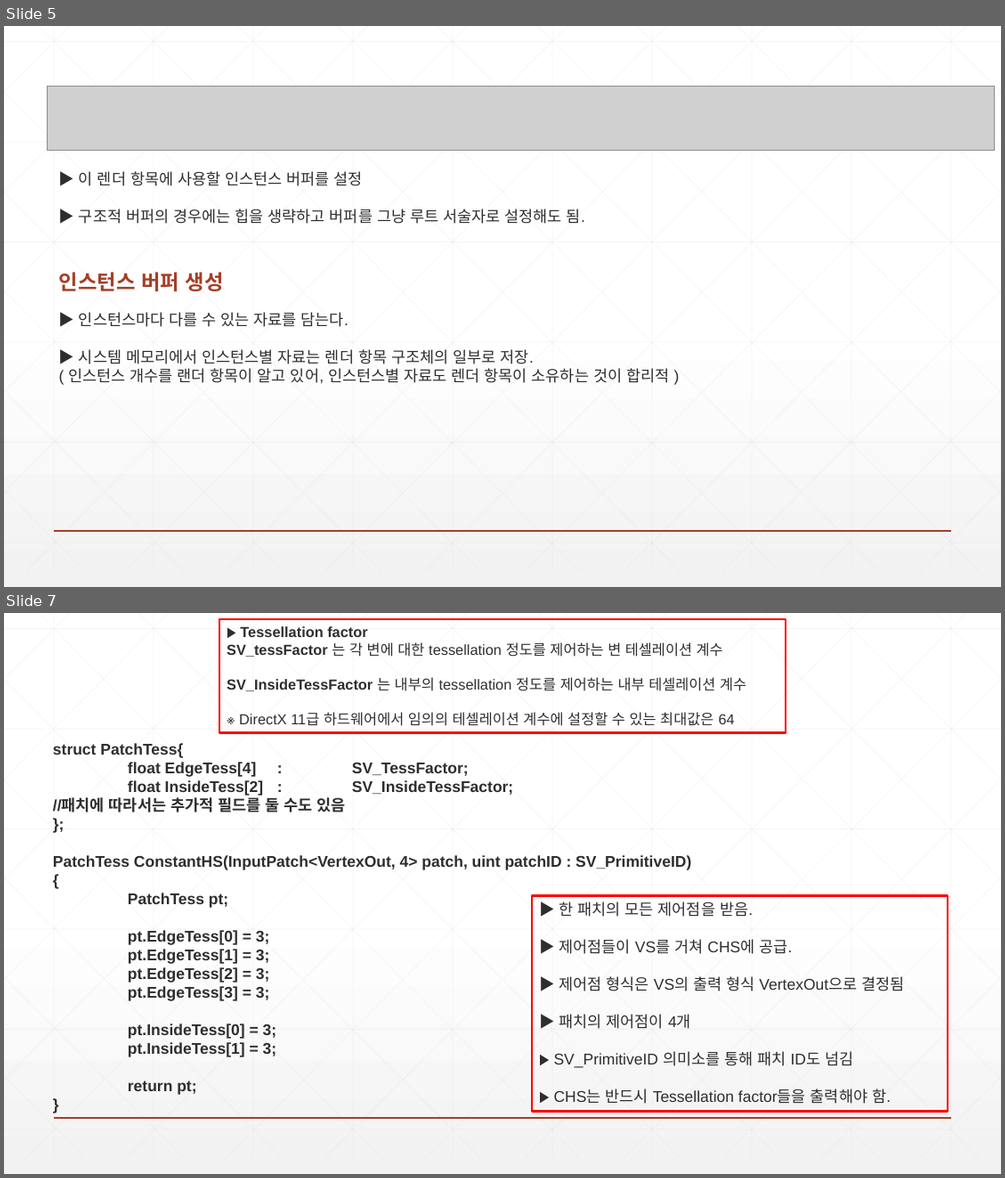
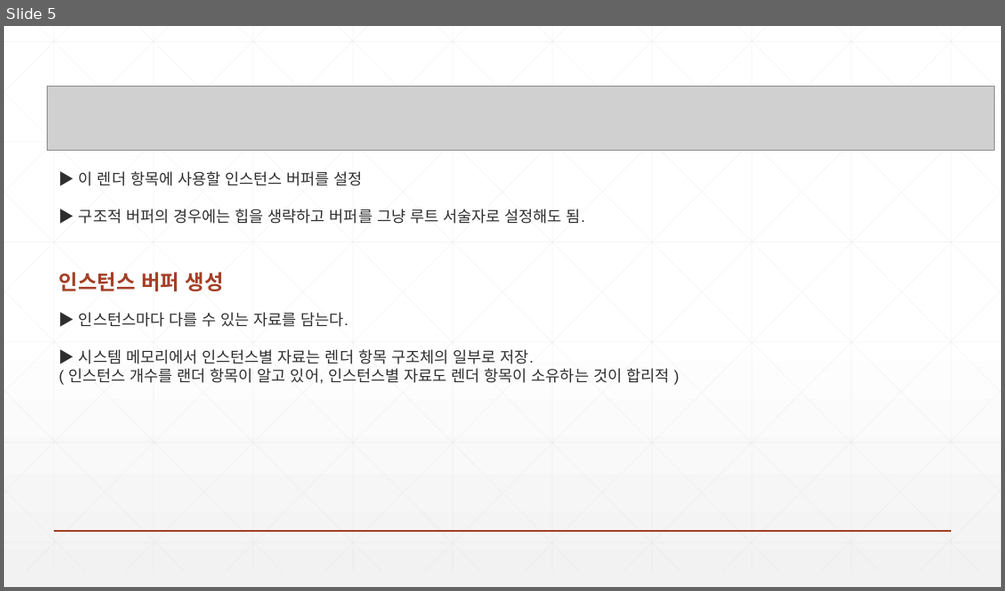
Before and after one commit to earthboom/CodingStudy, a slide deck: Common/Chapter16 InstancingAndCulling.pptx. Shown one above the other, each under a label of ours: slides 5 and 7 before the commit, slide 5 after it; the slides between them are not shown. The pictures are 1005x1178 and 1005x591 pixels, drawn with LibreOffice and Linux fonts; fonts in the diff are those of the drawing; grey boxes stand for pictures. Boxes give left, top, right and bottom in pixels: in the first picture for what was removed or moved away, otherwise in the second. Text is boxed around its words. In the diff, an @@ line names an element or a change of style, - is before the commit and + after.

```diff
--- a/Common/Chapter16 InstancingAndCulling.pptx
+++ b/Common/Chapter16 InstancingAndCulling.pptx
@@ slide 7 removed at <box>4,613,1001,1174</box>, background gradient #FFFFFF to #F2F2F2; not listed: 47 template elements that a slide beside it also shows @@
@@ rectangle removed at <box>219,619,785,732</box> @@
-▶ Tessellation factor
-SV_tessFactor 는 각 변에 대한 tessellation 정도를 제어하는 변 테셀레이션 계수
-SV_InsideTessFactor 는 내부의 tessellation 정도를 제어하는 내부 테셀레이션 계수
-※ DirectX 11급 하드웨어에서 임의의 테셀레이션 계수에 설정할 수 있는 최대값은 64
@@ text removed at <box>53,743,691,1094</box> @@
-struct PatchTess{
-float EdgeTess[4] : SV_TessFactor;
-float InsideTess[2] : SV_InsideTessFactor;
-//패치에 따라서는 추가적 필드를 둘 수도 있음
-};
-PatchTess ConstantHS(InputPatch<VertexOut, 4> patch, uint patchID : SV_PrimitiveID){
-PatchTess pt;
-pt.EdgeTess[0] = 3;
-pt.EdgeTess[1] = 3;
-pt.EdgeTess[2] = 3;
-pt.EdgeTess[3] = 3;
-pt.InsideTess[0] = 3;
-pt.InsideTess[1] = 3;
-return pt;
-}
@@ rectangle removed at <box>532,896,947,1111</box> @@
-▶ 한 패치의 모든 제어점을 받음.
-▶ 제어점들이 VS를 거쳐 CHS에 공급.
-▶ 제어점 형식은 VS의 출력 형식 VertexOut으로 결정됨
-▶ 패치의 제어점이 4개
-▶ SV_PrimitiveID 의미소를 통해 패치 ID도 넘김
-▶ CHS는 반드시 Tessellation factor들을 출력해야 함.
```
Also in this commit, not shown: 4 slides added, 7 other slides removed, 12 other files.
